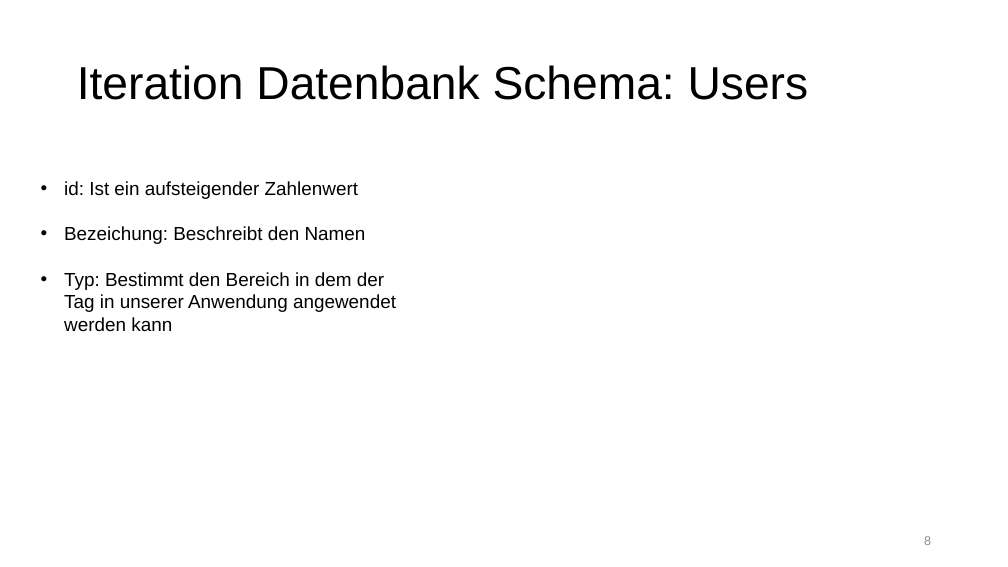
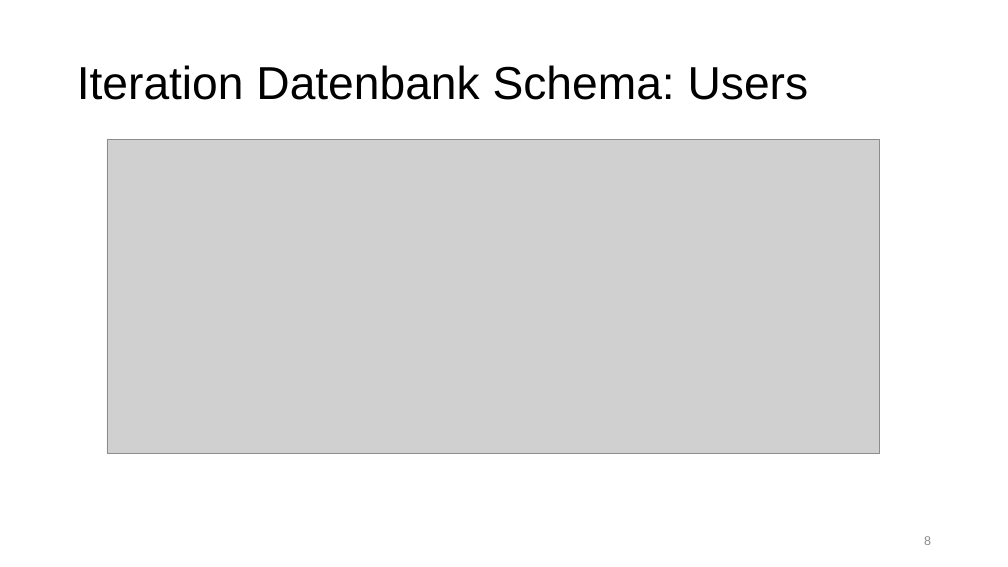
Before and after one commit to Marjuw/EP2020, a slide deck: slide 8 of EP_Abgabe_Audit_4_Präsentation_Ebel_Juwig/EP_Abgabe_Audit_4_Präsentation_Ebel_Juwig.pptx. Drawn at 1008x567 pixels with LibreOffice and Linux fonts; fonts in the diff are those of the drawing; grey boxes stand for pictures. Boxes give left, top, right and bottom in pixels: in the first picture for what was removed or moved away, otherwise in the second. Text is boxed around its words. In the diff, an @@ line names an element or a change of style, - is before the commit and + after.

Commit message:
Update Abgabe Audit 4

```diff
--- a/EP_Abgabe_Audit_4_Präsentation_Ebel_Juwig/EP_Abgabe_Audit_4_Präsentation_Ebel_Juwig.pptx
+++ b/EP_Abgabe_Audit_4_Präsentation_Ebel_Juwig/EP_Abgabe_Audit_4_Präsentation_Ebel_Juwig.pptx
@@ picture added at <box>107,140,879,454</box> @@
@@ text removed at <box>64,181,396,332</box> @@
-• id: Ist ein aufsteigender Zahlenwert
-• Bezeichung: Beschreibt den Namen
-• Typ: Bestimmt den Bereich in dem der Tag in unserer Anwendung angewendet werden kann
```
